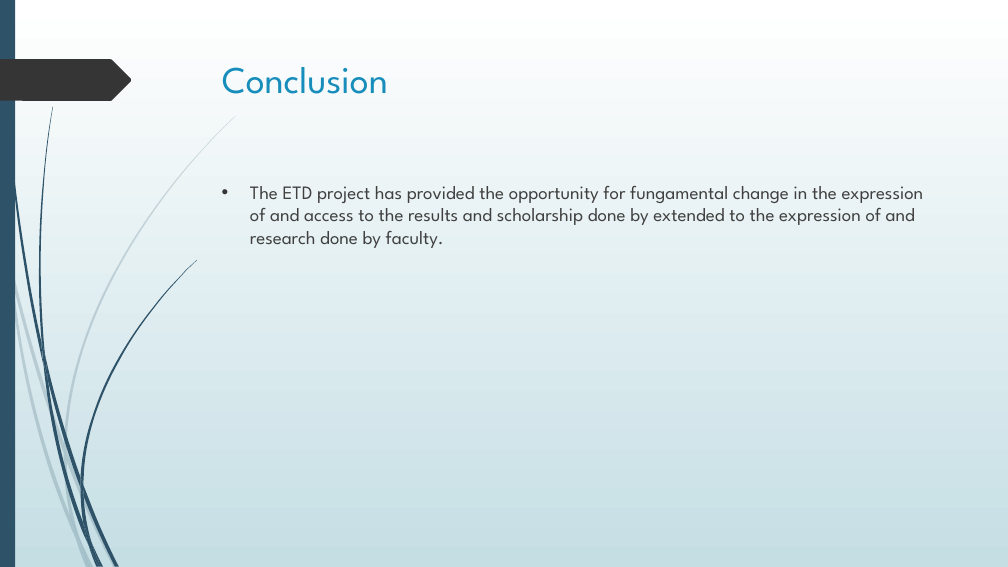
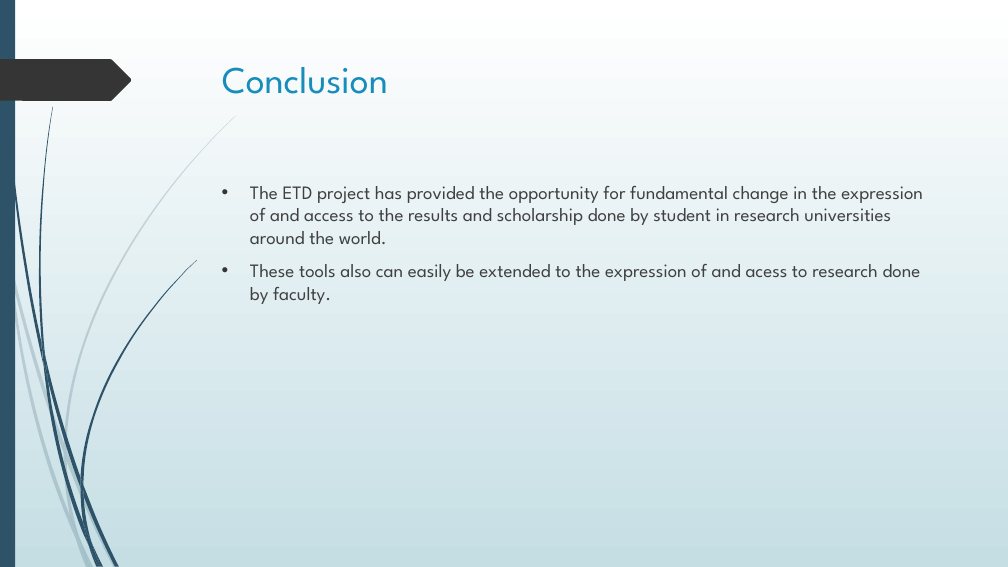
Before and after one commit to bravo-mdy-geo/Powerpoint, a slide deck: slide 14 of 1.pptx. Drawn at 1008x567 pixels with LibreOffice and Linux fonts; fonts in the diff are those of the drawing. Boxes give left, top, right and bottom in pixels: in the first picture for what was removed or moved away, otherwise in the second. Text is boxed around its words. In the diff, an @@ line names an element or a change of style, - is before the commit and + after.

Commit message:
add some text

```diff
--- a/1.pptx
+++ b/1.pptx
@@ text at [250, 186, 923, 304]: text changed @@
-• The ETD project has provided the opportunity for fungamental change in the expression of and access to the results and scholarship done by extended to the expression of and research done by faculty.
+• The ETD project has provided the opportunity for fundamental change in the expression of and access to the results and scholarship done by student in research universities around the world.
+• These tools also can easily be extended to the expression of and acess to research done by faculty.
```
Also in this commit, not shown: 4 other slides changed.
